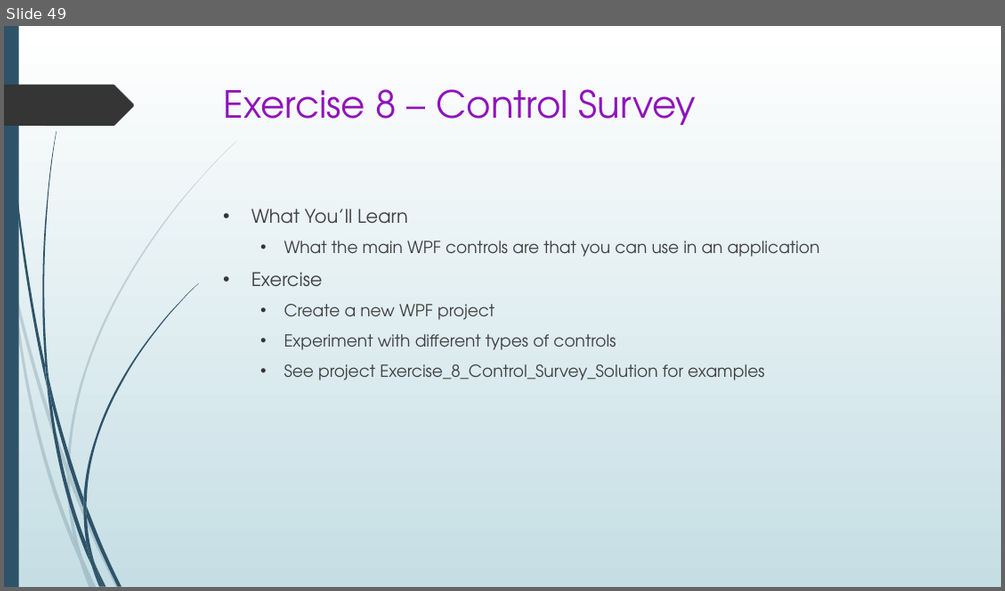
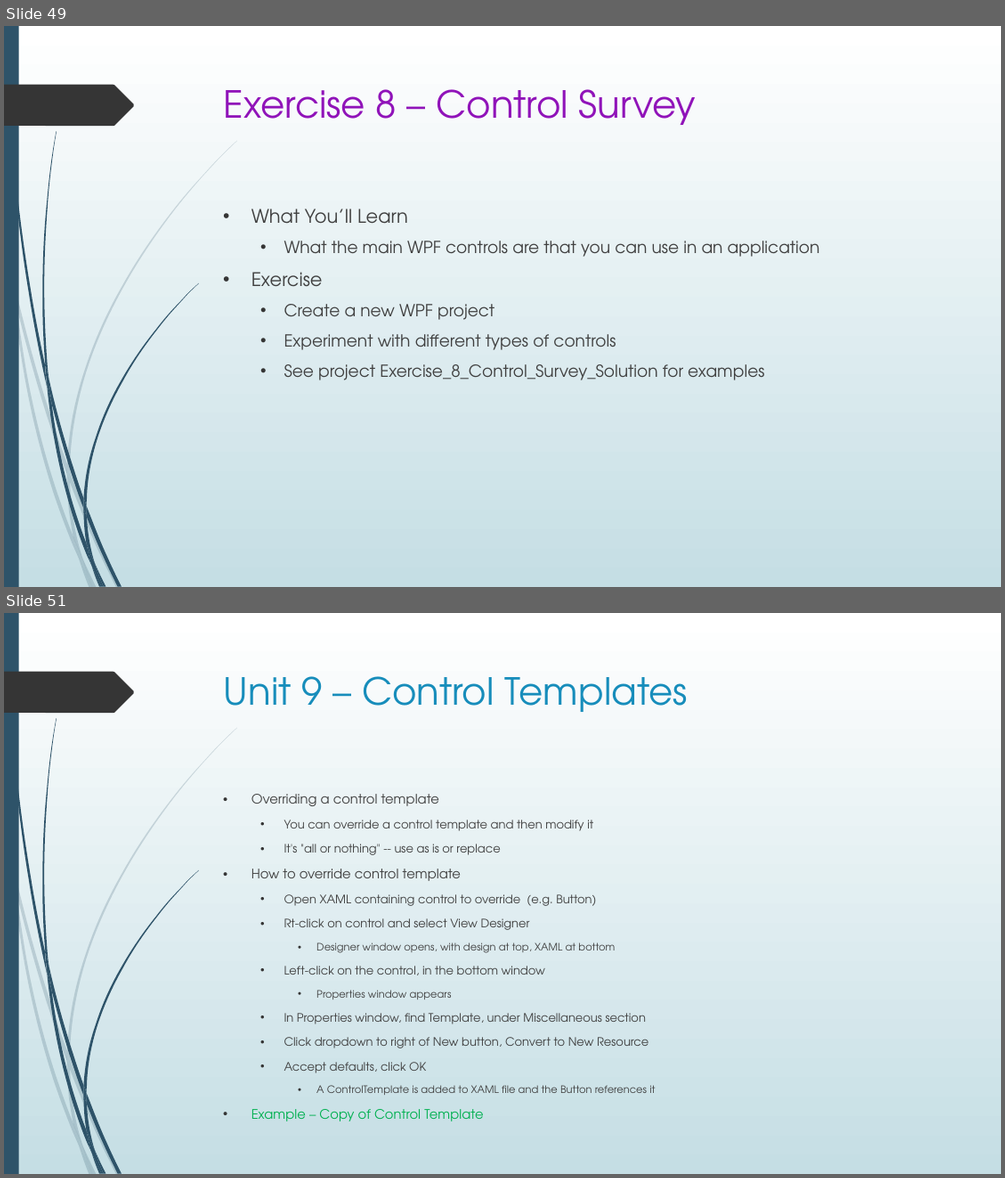
Before and after one commit to seanpsexton/wpf-workshop-solutions, a slide deck: WPF-Workshop-Sexton-Oct2023.pptx. Shown one above the other, each under a label of ours: slide 49 before the commit, slides 49 and 51 after it; the slides between them are not shown. The pictures are 1005x591 and 1005x1178 pixels, drawn with LibreOffice and Linux fonts; fonts in the diff are those of the drawing. Boxes give left, top, right and bottom in pixels: in the first picture for what was removed or moved away, otherwise in the second. Text is boxed around its words. In the diff, an @@ line names an element or a change of style, - is before the commit and + after.

```diff
--- a/WPF-Workshop-Sexton-Oct2023.pptx
+++ b/WPF-Workshop-Sexton-Oct2023.pptx
@@ slide 51 added at (4, 613, 1001, 1174), background gradient #FFFFFF to #C5DEE5; not listed: 24 template elements that a slide beside it also shows @@
@@ title added at (224, 676, 688, 712), 36 pt, text #178DBB @@
+Unit 9 – Control Templates
@@ text added at (251, 794, 655, 1094), 11.2 pt, text #404040 @@
+• Overriding a control template
+  • You can override a control template and then modify it
+  • It's "all or nothing" -- use as is or replace
+• How to override control template
+  • Open XAML containing control to override (e.g. Button)
+  • Rt-click on control and select View Designer
+    • Designer window opens, with design at top, XAML at bottom
+  • Left-click on the control, in the bottom window
+    • Properties window appears
+  • In Properties window, find Template, under Miscellaneous section
+  • Click dropdown to right of New button, Convert to New Resource
+  • Accept defaults, click OK
+    • A ControlTemplate is added to XAML file and the Button references it
+• Example – Copy of Control Template
```
Also in this commit, not shown: 9 other slides added.
